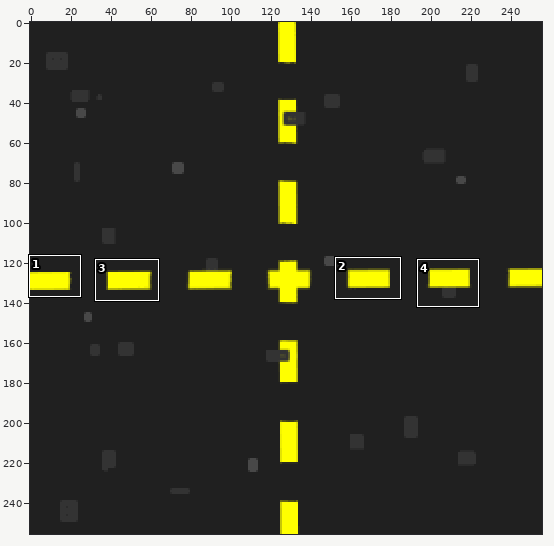
Sprite sheet, stored at maps/tilesets/neighborhood/road_4way_intersection.png. Above, an overview of the earlier version with the close-up marked.
Close-up. Before the edit:
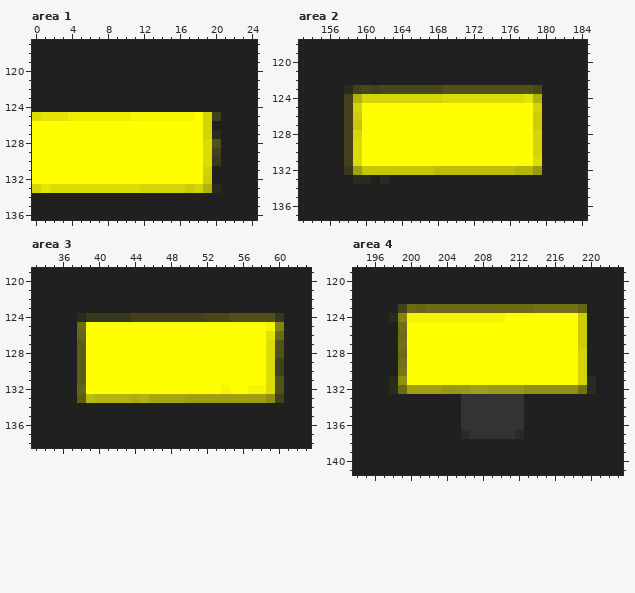
The file is 256x256 pixels. Colours within 5 levels of each other are drawn and written as one. Shown: area 1: x 0..24, y 117..136; area 2: x 153..184, y 118..137; area 3: x 33..63, y 119..138; area 4: x 194..223, y 119..141. The commit also changed other parts of the picture, which this record leaves out.
The result:
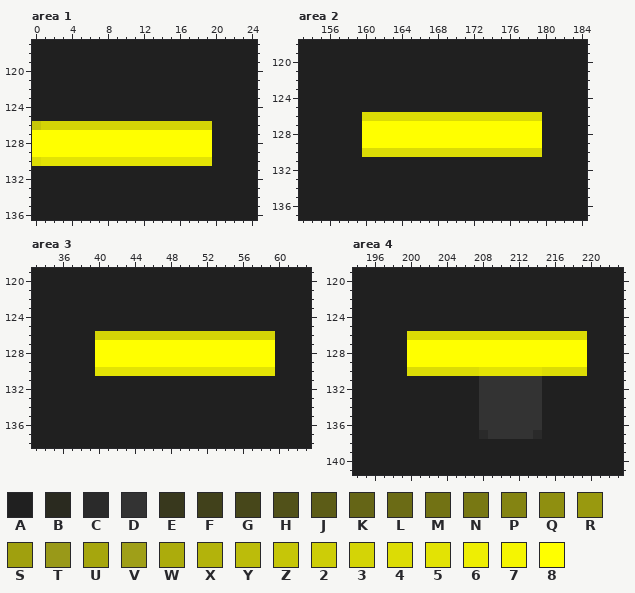
Palette (. is transparent): A #202020  B #2a2a1f  C #2a2a2a  D #333333  E #38381d  F #41411b  G #47471a  H #515119  J #5c5c17  K #656516  L #6b6b15  M #727214  N #787813  P #848412  Q #8f8f10  R #99990f  S #a0a00e  T #999918  U #a6a60d  V #9f9f18  W #acac0c  X #b3b30b  Y #bcbc0a  Z #c6c608  2 #cdcd07  3 #d4d406  4 #dcdc05  5 #e3e304  6 #eeee03  7 #f5f501  8 #ffff00
Edits made:
Changed rows in their new state; - is an unchanged pixel.
Area 1:
first column x 0:
125 AAAAAAAAAAAAAAAAAAAAA
126 Z333333333333333333--
127 -------------------8A
128 -------------------8A
129 -------------------8A
130 45555555555555555555A
131 AAAAAAAAAAAAAAAAAAAA-
132 AAAAAAAAAAAAAAAAAAAA-
133 AAAAAAAAAAAAAAAAAAAAA
Area 2:
first column x 158:
123 AAAAAAAAAAAAAAAAAAAAAA
124 AAAAAAAAAAAAAAAAAAAAAA
125 AAAAAAAAAAAAAAAAAAAAAA
126 AA44444444444444444444
127 AA-------------------8
128 AA-------------------8
129 AA-------------------8
130 AA44444444444444444444
131 AAAAAAAAAAAAAAAAAAAAAA
132 AAAAAAAAAAAAAAAAAAAAAA
133 -AA-A-----------------
Area 3:
first column x 38:
124 AAAAAAAAAAAAAAAAAAAAAAA
125 AAAAAAAAAAAAAAAAAAAAAAA
126 AA33333333333333333333A
127 AA-------------------8A
128 AA-------------------8A
129 AA-------------------8A
130 AA55555555555555555555A
131 AAAAAAAAAAAAAAAAAAAAAAA
132 AAAAAAAAAAAAAAAAAAAAAAA
133 AAAAAAAAAAAAAAAAAAAAAAA
Area 4:
first column x 198:
123 -AAAAAAAAAAAAAAAAAAAAA-
124 AAAAAAAAAAAAAAAAAAAAAA-
125 -AAAAAAAAAAAAAAAAAAAAA-
126 -A44444444444444444444-
127 -A-------------------8-
128 -A-------------------8-
129 -A-------------------8-
130 -A44444444555555544444-
131 AAAAAAAAAADDDDDDDAAAAAA
132 AAAAAAAAAADDDDDDDAAAAAA
133 --------AA-----DD------
134 --------AA-----DD------
135 --------AA-----DD------
136 --------AA-----DD------
137 --------AAC---DDC------
Pixel boxes of the changes (left, top, right, bottom) in both close-ups:
changed: (32, 112, 221, 193)
changed: (344, 85, 542, 184)
changed: (77, 313, 284, 403)
changed: (389, 304, 596, 439)
